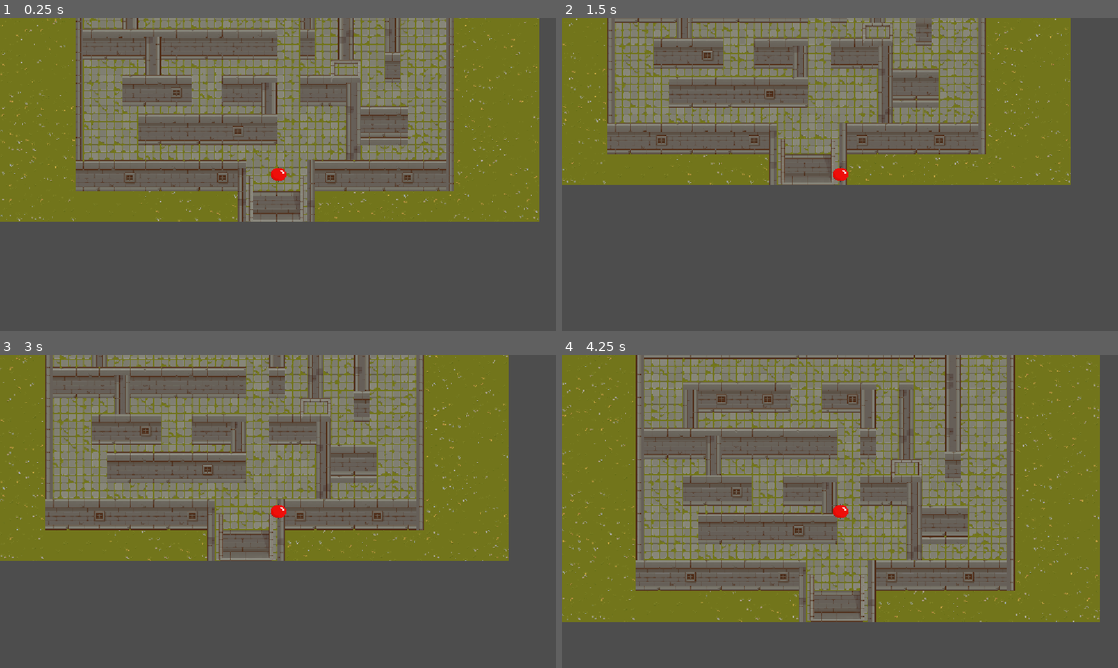
Above: before the commit, frames 1-4 (two rows, left to right).
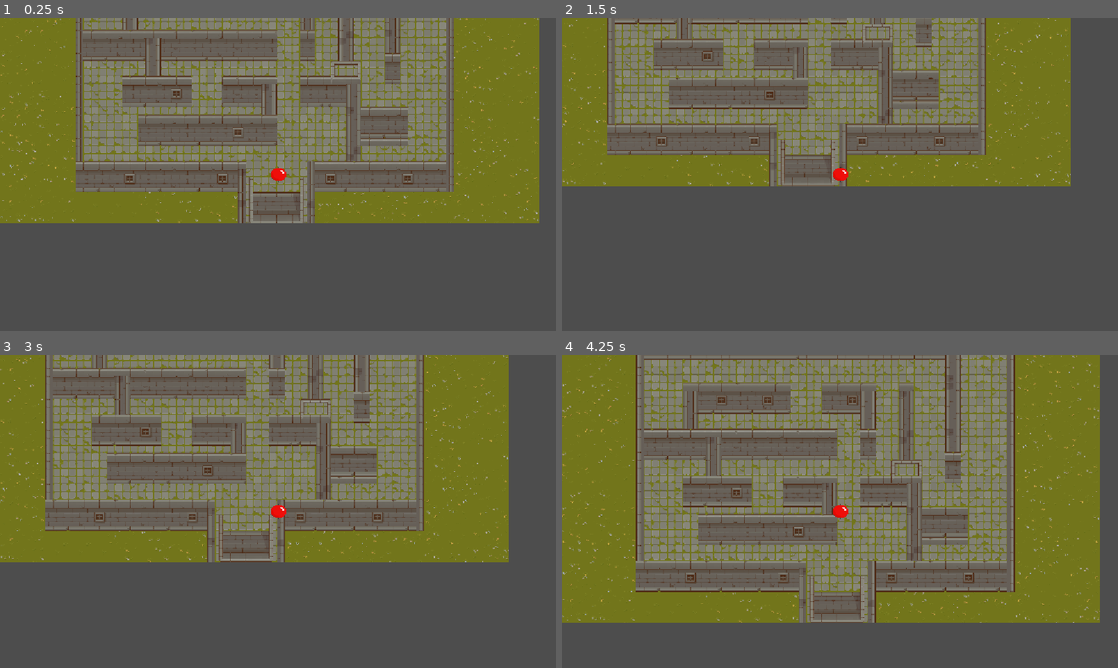
Above: after the commit, the same moments.

Repository: Cesar6112/SpringBall
Game: Godot game, scene res://nivel.tscn
Same seed, same stepped clock (60 frames per second), same inputs: the game is played once before the commit and once after it. This scene is started directly instead of the project's main scene.
Inputs:
- Up to frame 1 (0.25 s): no input
- Up to frame 2 (1.5 s): tap Enter at 0.5 s; hold D (right) 0.53-1.28 s; tap Space at 1.25 s; hold S (down) from 1.28 s (still down)
- Up to frame 3 (3 s): tap Enter at 2 s; release S (down) at 2.03 s; hold D (right) 2.03-2.78 s; tap Space at 2.75 s; hold W (up) from 2.78 s (still down)
- Up to frame 4 (4.25 s): release W (up) at 3.53 s; hold A (left) from 3.53 s (still down)

The runs differ from the first frame. In frame 1, 9.8% of the frame differs, in the area x 0-97%, y 0-66%; in frame 2, 8.0%; in frame 3, 9.6%; in frame 4, 13%, in the area x 0-97%, y 0-86%.

Commit message:
Update nivel.tscn

Diff:
--- a/nivel.tscn
+++ b/nivel.tscn
@@ -543,7 +543,7 @@
 tile_set = SubResource("TileSet_h4t55")
 
 [node name="Node2D" parent="Tilemaplayers" unique_id=332292609 instance=ExtResource("3_7gdj4")]
-position = Vector2(35, 233)
+position = Vector2(35, 231)
 
 [node name="CharacterBody2D2" type="CharacterBody2D" parent="Tilemaplayers/Node2D" unique_id=429882765]
 
